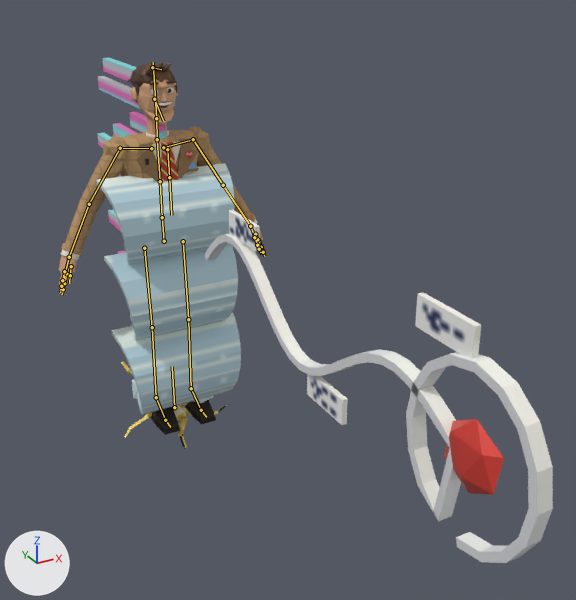
A saved change to the Blender file art/dale.blend.
The view is the same before and after, from a 50 mm lens placed at (-1.31, -3.7, 2.36), pointed at (0.22, -0.91, 0.96). The axes (+X, +Y, +Z) are drawn at lower left. The lights are the same throughout. The picture after the commit comes second. The bones that bend it are drawn over the model as lines.

The first picture shows 'dale_body', 'fx_cold_front', 'fx_isobar_lasso', 'fx_tape_skip' and 2 more.
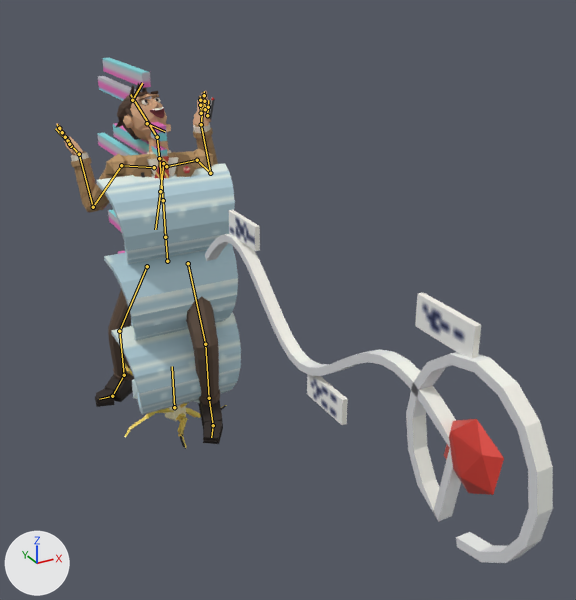
The newer file adds an action. The first version stands in its rest pose; the second is drawn at frame 4 of the action 'stagger'.

What differs and where, as boxes [x1, y1, x2, y2] in the pictures (576 x 600 px):
'dale_body', posed (19% narrower): before [59, 62, 266, 435]; after [56, 83, 223, 444]
bone 'hips', root to tip: before (164, 241) to (162, 217); after (167, 261) to (165, 237)
bone 'spine', root to tip: before (162, 217) to (160, 181); after (165, 237) to (163, 200)
bone 'chest', root to tip: before (160, 181) to (157, 139); after (163, 200) to (159, 158)
bone 'neck', root to tip: before (157, 139) to (156, 118); after (159, 158) to (157, 137)
bone 'head', root to tip: before (156, 118) to (153, 62); after (157, 137) to (130, 94)
bone 'jaw', root to tip: before (154, 99) to (163, 121); after (147, 123) to (165, 131)
bone 'thumb.L', root to tip: before (255, 234) to (258, 241); after (207, 115) to (208, 107)
bone 'index.L', root to tip: before (257, 239) to (261, 247); after (205, 109) to (204, 101)
bone 'fingers.L', root to tip: before (254, 237) to (257, 245); after (201, 113) to (200, 105)
bone 'thumb.R', root to tip: before (71, 266) to (70, 275); after (71, 146) to (66, 138)
bone 'index.R', root to tip: before (66, 273) to (64, 283); after (68, 141) to (62, 133)
bone 'fingers.R', root to tip: before (64, 271) to (62, 280); after (69, 144) to (65, 137)
bone 'x_tie', root to tip: before (167, 149) to (169, 177); after (163, 163) to (160, 191)
bone 'x_tie_end', root to tip: before (169, 177) to (171, 215); after (160, 191) to (155, 229)
bone 'toe.L', root to tip: before (201, 410) to (206, 417); after (213, 425) to (211, 437)
bone 'toe.R', root to tip: before (165, 420) to (170, 427); after (112, 396) to (99, 399)

Patch to the scene script:
```diff
--- a/art/dale.blend.py
+++ b/art/dale.blend.py
@@ bone_hips @@
 bone_hips = bpy.data.objects['dale'].pose.bones['hips']  # child of 'root'
-bone_hips.location = (0.0, 0.0, 0.0)
-bone_hips.rotation_quaternion = (1.0, 0.0, 0.0, 0.0)  # degrees (0, 0, 0)
+bone_hips.location = (0.0, -0.098, 0.033)
+bone_hips.rotation_quaternion = (0.987, -0.055, -0.148, -0.008)  # degrees (-6, -17, 0)
@@ bone_spine @@
 bone_spine = bpy.data.objects['dale'].pose.bones['spine']  # child of 'hips'
-bone_spine.rotation_quaternion = (1.0, 0.0, 0.0, 0.0)  # degrees (0, 0, 0)
+bone_spine.rotation_quaternion = (1.0, 0.007, -0.016, -0.002)  # degrees (1, -2, 0)
@@ bone_chest @@
 bone_chest = bpy.data.objects['dale'].pose.bones['chest']  # child of 'spine'
-bone_chest.rotation_quaternion = (1.0, 0.0, 0.0, 0.0)  # degrees (0, 0, 0)
+bone_chest.rotation_quaternion = (0.997, -0.056, 0.059, 0.009)  # degrees (-6, 7, 1)
@@ bone_neck @@
 bone_neck = bpy.data.objects['dale'].pose.bones['neck']  # child of 'chest'
-bone_neck.rotation_quaternion = (1.0, 0.0, 0.0, 0.0)  # degrees (0, 0, 0)
+bone_neck.rotation_quaternion = (0.997, -0.07, 0.034, 0.006)  # degrees (-8, 4, 0)
@@ bone_head @@
 bone_head = bpy.data.objects['dale'].pose.bones['head']  # child of 'neck'
-bone_head.rotation_quaternion = (1.0, 0.0, 0.0, 0.0)  # degrees (0, 0, 0)
+bone_head.rotation_quaternion = (0.949, -0.202, 0.205, 0.128)  # degrees (-22, 26, 10)
@@ bone_jaw @@
 bone_jaw = bpy.data.objects['dale'].pose.bones['jaw']  # child of 'head'
-bone_jaw.rotation_quaternion = (1.0, 0.0, 0.0, 0.0)  # degrees (0, 0, 0)
+bone_jaw.rotation_quaternion = (0.994, -0.111, 0.0, 0.0)  # degrees (-13, 0, 0)
@@ bone_thumb_l @@
 bone_thumb_l = bpy.data.objects['dale'].pose.bones['thumb.L']  # child of 'hand.L'
-bone_thumb_l.rotation_quaternion = (1.0, 0.0, 0.0, 0.0)  # degrees (0, 0, 0)
+bone_thumb_l.rotation_quaternion = (0.994, 0.0, 0.0, 0.109)  # degrees (0, 0, 12)
@@ bone_index_l @@
 bone_index_l = bpy.data.objects['dale'].pose.bones['index.L']  # child of 'hand.L'
-bone_index_l.rotation_quaternion = (1.0, 0.0, 0.0, 0.0)  # degrees (0, 0, 0)
+bone_index_l.rotation_quaternion = (0.997, 0.0, 0.0, 0.078)  # degrees (0, 0, 9)
@@ bone_fingers_l @@
 bone_fingers_l = bpy.data.objects['dale'].pose.bones['fingers.L']  # child of 'hand.L'
-bone_fingers_l.rotation_quaternion = (1.0, 0.0, 0.0, 0.0)  # degrees (0, 0, 0)
+bone_fingers_l.rotation_quaternion = (0.997, 0.0, 0.0, 0.078)  # degrees (0, 0, 9)
@@ bone_thumb_r @@
 bone_thumb_r = bpy.data.objects['dale'].pose.bones['thumb.R']  # child of 'hand.R'
-bone_thumb_r.rotation_quaternion = (1.0, 0.0, 0.0, 0.0)  # degrees (0, 0, 0)
+bone_thumb_r.rotation_quaternion = (0.994, 0.0, 0.0, -0.109)  # degrees (0, 0, -12)
@@ bone_index_r @@
 bone_index_r = bpy.data.objects['dale'].pose.bones['index.R']  # child of 'hand.R'
-bone_index_r.rotation_quaternion = (1.0, 0.0, 0.0, 0.0)  # degrees (0, 0, 0)
+bone_index_r.rotation_quaternion = (0.997, 0.0, 0.0, -0.078)  # degrees (0, 0, -9)
@@ bone_fingers_r @@
 bone_fingers_r = bpy.data.objects['dale'].pose.bones['fingers.R']  # child of 'hand.R'
-bone_fingers_r.rotation_quaternion = (1.0, 0.0, 0.0, 0.0)  # degrees (0, 0, 0)
+bone_fingers_r.rotation_quaternion = (0.997, 0.0, 0.0, -0.078)  # degrees (0, 0, -9)
@@ bone_x_tie @@
 bone_x_tie = bpy.data.objects['dale'].pose.bones['x_tie']  # child of 'chest'
-bone_x_tie.rotation_quaternion = (1.0, 0.0, 0.0, 0.0)  # degrees (0, 0, 0)
+bone_x_tie.rotation_quaternion = (0.993, 0.039, 0.0, -0.107)  # degrees (4, 0, -12)
@@ bone_x_tie_end @@
 bone_x_tie_end = bpy.data.objects['dale'].pose.bones['x_tie_end']  # child of 'x_tie'
-bone_x_tie_end.rotation_quaternion = (1.0, 0.0, 0.0, 0.0)  # degrees (0, 0, 0)
+bone_x_tie_end.rotation_quaternion = (0.997, -0.076, 0.0, 0.001)  # degrees (-9, 0, 0)
@@ bone_toe_l @@
 bone_toe_l = bpy.data.objects['dale'].pose.bones['toe.L']  # child of 'foot.L'
-bone_toe_l.rotation_quaternion = (1.0, 0.0, 0.0, 0.0)  # degrees (0, 0, 0)
+bone_toe_l.rotation_quaternion = (0.991, 0.0, 0.009, -0.13)  # degrees (0, 1, -15)
@@ bone_toe_r @@
 bone_toe_r = bpy.data.objects['dale'].pose.bones['toe.R']  # child of 'foot.R'
-bone_toe_r.rotation_quaternion = (1.0, 0.0, 0.0, 0.0)  # degrees (0, 0, 0)
+bone_toe_r.rotation_quaternion = (0.906, 0.0, 0.03, -0.422)  # degrees (-1, 3, -50)
@@ bone_ik_hand_l @@
 bone_ik_hand_l = bpy.data.objects['dale'].pose.bones['ik_hand.L']  # child of 'root'
-bone_ik_hand_l.location = (0.0, 0.0, 0.0)
-bone_ik_hand_l.rotation_quaternion = (1.0, 0.0, 0.0, 0.0)  # degrees (0, 0, 0)
+bone_ik_hand_l.location = (-0.018, -0.56, -0.183)
+bone_ik_hand_l.rotation_quaternion = (0.378, -0.134, -0.256, 0.879)  # degrees (-34, 2, 133)
@@ bone_ik_foot_l @@
 bone_ik_foot_l = bpy.data.objects['dale'].pose.bones['ik_foot.L']  # child of 'root'
-bone_ik_foot_l.location = (0.0, 0.0, 0.0)
-bone_ik_foot_l.rotation_quaternion = (1.0, 0.0, 0.0, 0.0)  # degrees (0, 0, 0)
+bone_ik_foot_l.location = (-0.021, 0.168, 0.13)
+bone_ik_foot_l.rotation_quaternion = (0.973, -0.193, 0.08, -0.103)  # degrees (-23, 7, -13)
@@ bone_pole_knee_l @@
 bone_pole_knee_l = bpy.data.objects['dale'].pose.bones['pole_knee.L']  # child of 'root'
-bone_pole_knee_l.location = (0.0, 0.0, 0.0)
+bone_pole_knee_l.location = (-0.123, -0.174, 0.144)
@@ bone_pole_elbow_l @@
 bone_pole_elbow_l = bpy.data.objects['dale'].pose.bones['pole_elbow.L']  # child of 'root'
-bone_pole_elbow_l.location = (0.0, 0.0, 0.0)
+bone_pole_elbow_l.location = (0.115, -0.013, -0.254)
@@ bone_ik_hand_r @@
 bone_ik_hand_r = bpy.data.objects['dale'].pose.bones['ik_hand.R']  # child of 'root'
-bone_ik_hand_r.location = (0.0, 0.0, 0.0)
-bone_ik_hand_r.rotation_quaternion = (1.0, 0.0, 0.0, 0.0)  # degrees (0, 0, 0)
+bone_ik_hand_r.location = (-0.023, -0.471, -0.28)
+bone_ik_hand_r.rotation_quaternion = (0.407, -0.178, 0.311, -0.84)  # degrees (-42, -3, -127)
@@ bone_ik_foot_r @@
 bone_ik_foot_r = bpy.data.objects['dale'].pose.bones['ik_foot.R']  # child of 'root'
-bone_ik_foot_r.location = (0.0, 0.0, 0.0)
-bone_ik_foot_r.rotation_quaternion = (1.0, 0.0, 0.0, 0.0)  # degrees (0, 0, 0)
+bone_ik_foot_r.location = (0.073, -0.298, -0.149)
+bone_ik_foot_r.rotation_quaternion = (0.906, 0.0, 0.189, -0.378)  # degrees (-9, 20, -47)
@@ bone_pole_knee_r @@
 bone_pole_knee_r = bpy.data.objects['dale'].pose.bones['pole_knee.R']  # child of 'root'
-bone_pole_knee_r.location = (0.0, 0.0, 0.0)
+bone_pole_knee_r.location = (-0.532, 0.013, -0.547)
@@ bone_pole_elbow_r @@
 bone_pole_elbow_r = bpy.data.objects['dale'].pose.bones['pole_elbow.R']  # child of 'root'
-bone_pole_elbow_r.location = (0.0, 0.0, 0.0)
+bone_pole_elbow_r.location = (-0.108, -0.115, -0.346)
```
